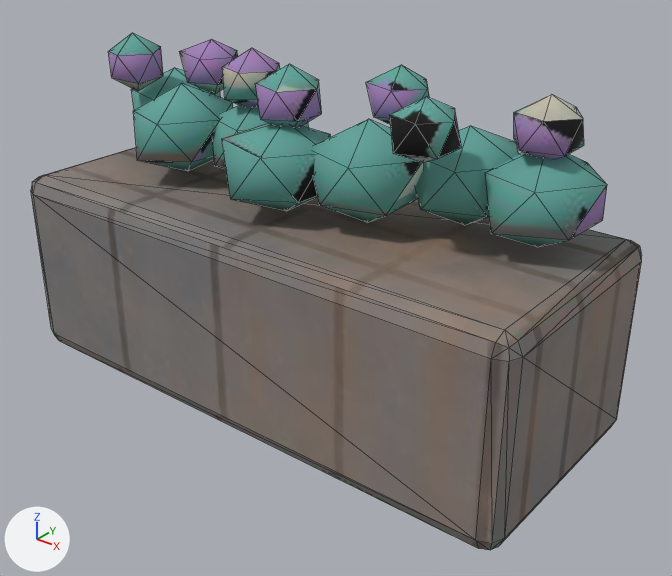
The glTF model models/props/flowerbox.glb, before and after one commit.
The view is the same before and after, from a 50 mm camera at (0.662, -0.779, 0.626) aimed at (0.041, -0.003, 0.145). Lighting does not change. The marker at lower left points along +X, +Y and +Z. The picture after the commit comes second. Mesh edges are drawn as thin lines. Vertices at exactly the same position are counted once.

The scene before the commit, as lines of its bpy script (objects in view):
```python
me_box = bpy.data.meshes.new('box')
me_box.from_pydata(...)  # 224 vertices, 388 faces; spans x -0.35..0.35, y -0.15..0.15, z 0.0..0.408
me_box.materials.append(mat_flowerbox_baked)
ob_flowerbox = bpy.data.objects.new('flowerbox', me_box)
ob_flowerbox.location = (0.0, 0.0, 0.0)
```
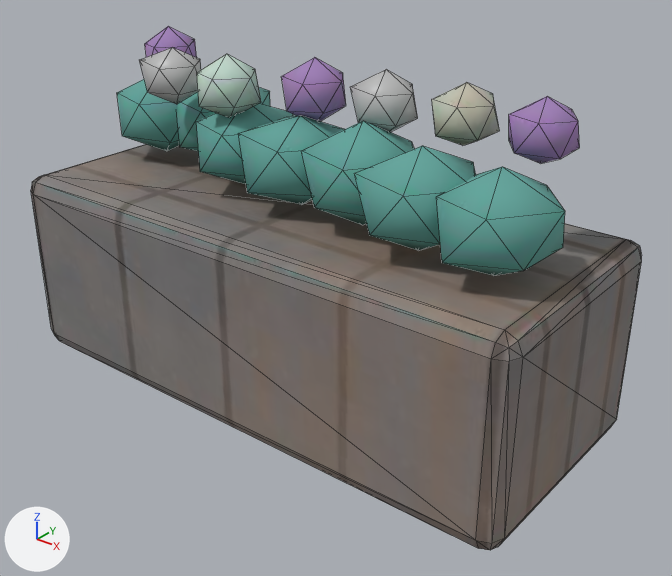
Changed parts and their boxes [x1, y1, x2, y2] in the pictures (672 x 576 px; the box of a moved part takes in the faces that stretch with it):
'flowerbox', reshaped: before [31, 33, 642, 550]; after [31, 26, 642, 550]
'Glow', added: after [139, 47, 418, 132]
part 1 of me_box, deleted: before [485, 152, 607, 247]
part 2 of me_box, deleted: before [514, 94, 584, 159]
part 3 of me_box, moved or reshaped: before [108, 33, 518, 225]; after [117, 26, 580, 276]
part 4 of me_box, surface changed: before [31, 33, 640, 550]; after [31, 26, 640, 550]

The change, as a list of edits to the scene's bpy script:
```text
Add mat_glow_lamp:
    mat_glow_lamp = principled_material('glow_lamp')
    mat_glow_lamp.base_color = (0.5, 0.5, 0.5)  # grey #bcbcbc
    mat_glow_lamp.roughness = 0.4
Change me_box:
    used by ob_flowerbox; location = (0.0, 0.0, 0.0)
    remove me_box.from_pydata(...)  # 224 vertices, 388 faces; spans x -0.35..0.35, y -0.15..0.15, z 0.0..0.408
    add me_box.from_pydata(...)  # 200 vertices, 348 faces; spans x -0.35..0.35, y -0.15..0.15, z 0.0..0.408
    me_box part 1: the loose piece of 12 vertices spanning x 0.219..0.336, y -0.019..0.102, z 0.243..0.354 is deleted
    me_box part 2: the loose piece of 12 vertices spanning x 0.233..0.304, y 0.006..0.076, z 0.337..0.404 is deleted
    me_box part 3
    11 vertices in x -0.306..-0.234, y -0.053..0.018, z 0.334..0.407 move by (0.0, 0.059, 0.0)
    10 vertices in x -0.241..-0.116, y -0.082..0.043, z 0.248..0.359 move by (0.0, 0.069, 0.0)
    8 vertices in x -0.332..-0.208, y -0.007..0.103, z 0.245..0.353 move by (0.0, -0.024, 0.0)
    4 vertices in x -0.318..-0.22, y -0.01..0.108, z 0.275..0.326 move by (0.0, -0.025, 0.0)
    111 vertices move from x -0.28..0.242, y -0.108..0.11, z 0.242..0.408 to x -0.28..0.336, y -0.108..0.082, z 0.242..0.408
    me_box part 4: 294 kept faces spanning x -0.35..0.35, y -0.15..0.15, z 0.006..0.408 get new texture (UV) coordinates
Add me_blob_003:
    me_blob_003.from_pydata(...)  # 24 vertices, 40 faces; spans x -0.215..0.124, y -0.067..0.054, z 0.335..0.406
    me_blob_003.materials.append(mat_glow_lamp)  # grey #bcbcbc
Add ob_glow:
    ob_glow = bpy.data.objects.new('Glow', me_blob_003)
    ob_glow.location = (0.0, 0.0, 0.0)
```
